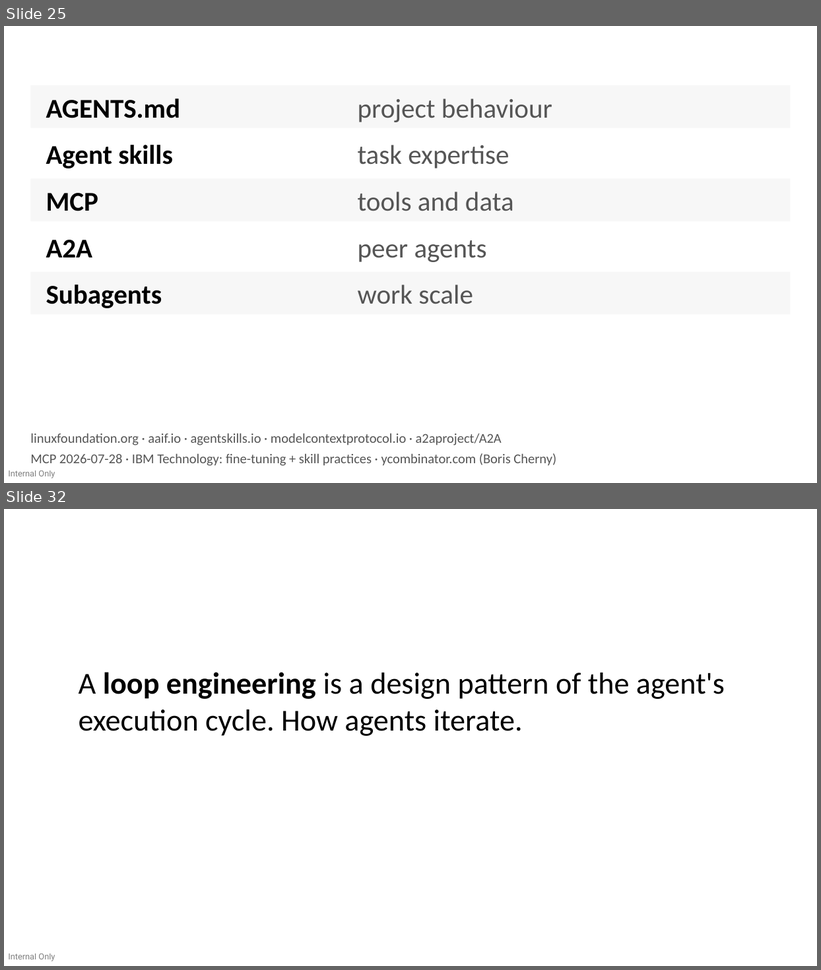
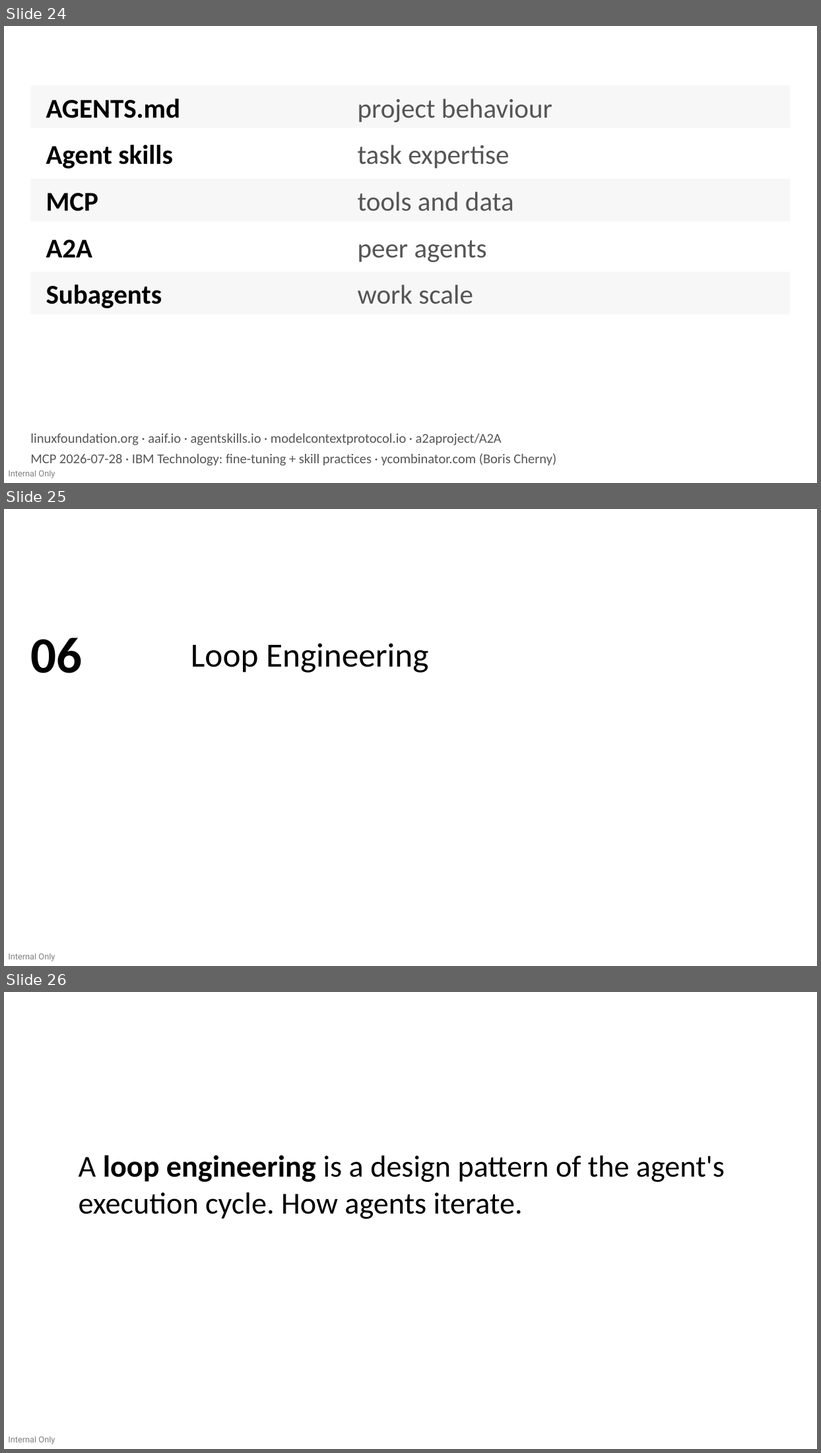
Before and after one commit to devlinduldulao/agents-and-skill-demo, a slide deck: ddc.pptx. Shown one above the other, each under a label of ours: slides 25 and 32 before the commit, slides 24, 25 and 26 after it; the slides between them are not shown. The pictures are 821x970 and 821x1453 pixels, drawn with LibreOffice and Linux fonts; fonts in the diff are those of the drawing. Boxes give left, top, right and bottom in pixels: in the first picture for what was removed or moved away, otherwise in the second. Text is boxed around its words. In the diff, an @@ line names an element or a change of style, - is before the commit and + after.

```diff
--- a/ddc.pptx
+++ b/ddc.pptx
@@ slide 25 added at bbox=[4, 509, 817, 966], background #FFFFFF; not listed: 1 template element that a slide beside it also shows @@
@@ text added at bbox=[30, 638, 82, 673], 60 pt, text #000000, bold @@
+06
@@ text added at bbox=[191, 643, 428, 673], 40 pt, text #000000 @@
+Loop Engineering
@@ what was slide 25 is now slide 24 @@
@@ what was slide 32 is now slide 26 @@
```
Also in this commit, not shown: 4 slides changed, 17 other slides added, 3 slides removed, 1 other file.
